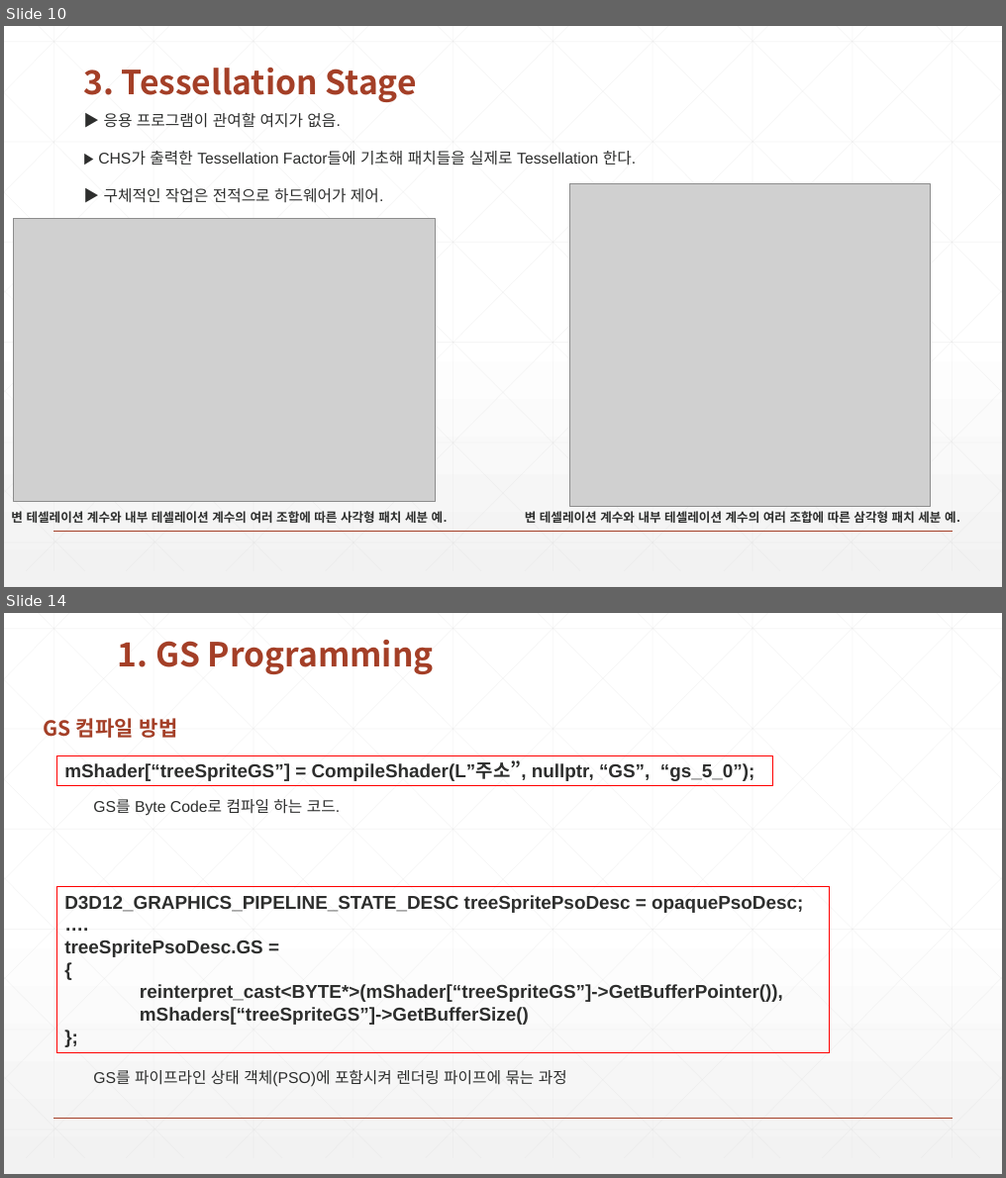
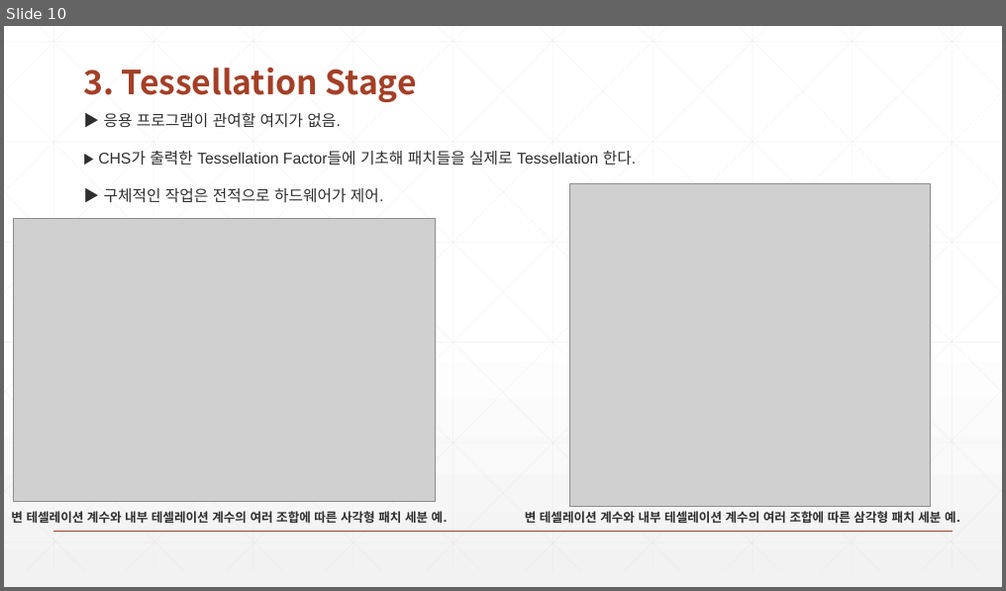
Before and after one commit to earthboom/CodingStudy, a slide deck: Common/Chapter14 Tessellation.pptx. Shown one above the other, each under a label of ours: slides 10 and 14 before the commit, slide 10 after it; the slides between them are not shown. The pictures are 1006x1178 and 1006x591 pixels, drawn with LibreOffice and Linux fonts; fonts in the diff are those of the drawing; grey boxes stand for pictures. Boxes give left, top, right and bottom in pixels: in the first picture for what was removed or moved away, otherwise in the second. Text is boxed around its words. In the diff, an @@ line names an element or a change of style, - is before the commit and + after.

```diff
--- a/Common/Chapter14 Tessellation.pptx
+++ b/Common/Chapter14 Tessellation.pptx
@@ slide 14 removed at (x1=4, y1=613, x2=1002, y2=1174), background gradient #FFFFFF to #F2F2F2; not listed: 47 template elements that a slide beside it also shows @@
@@ title removed at (x1=118, y1=640, x2=434, y2=674) @@
-1. GS Programming
@@ text removed at (x1=44, y1=718, x2=178, y2=738) @@
-GS 컴파일 방법
@@ rectangle removed at (x1=57, y1=756, x2=773, y2=786) @@
-mShader[“treeSpriteGS”] = CompileShader(L”주소”, nullptr, “GS”, “gs_5_0”);
@@ text removed at (x1=93, y1=799, x2=340, y2=816) @@
-GS를 Byte Code로 컴파일 하는 코드.
@@ rectangle removed at (x1=57, y1=887, x2=829, y2=1054) @@
-D3D12_GRAPHICS_PIPELINE_STATE_DESC treeSpritePsoDesc = opaquePsoDesc;
-….
-treeSpritePsoDesc.GS =
-{
-reinterpret_cast<BYTE*>(mShader[“treeSpriteGS”]->GetBufferPointer()),
-mShaders[“treeSpriteGS”]->GetBufferSize()
-};
@@ text removed at (x1=93, y1=1070, x2=567, y2=1087) @@
-GS를 파이프라인 상태 객체(PSO)에 포함시켜 렌더링 파이프에 묶는 과정
```
Also in this commit, not shown: 2 slides added, 16 other slides removed, 7 other files.
